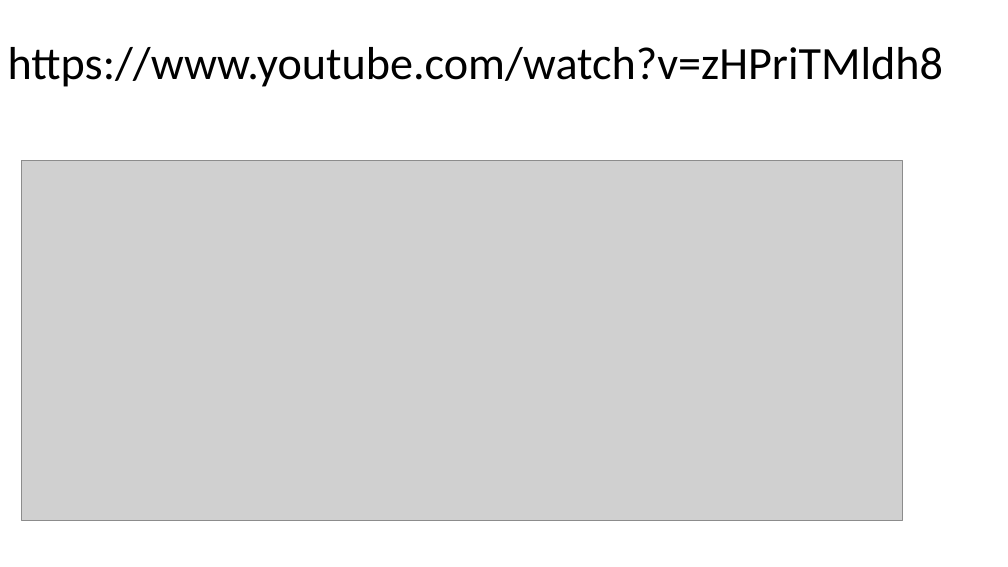
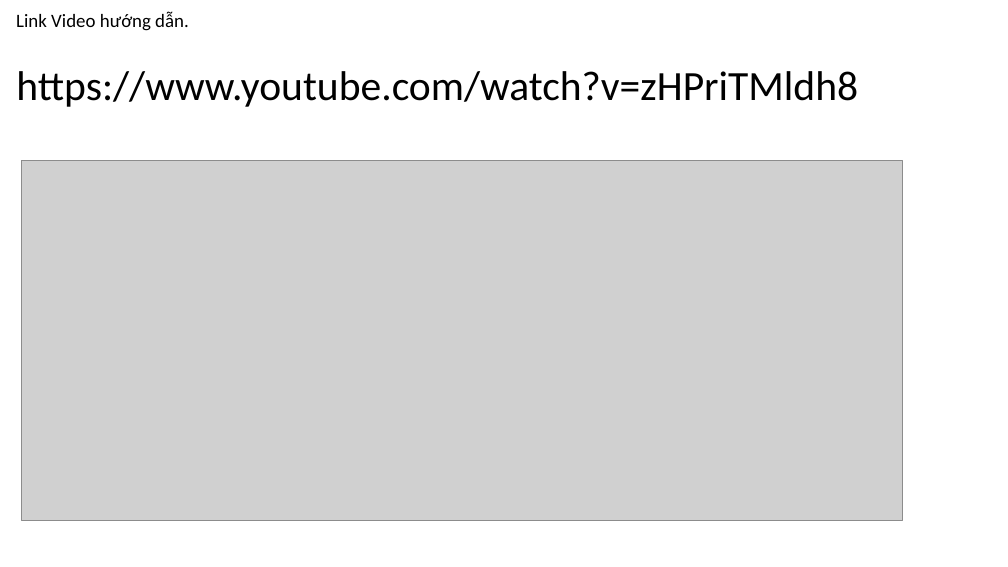
Before and after one commit to DangVanDoan05/WordPress, a slide deck: slide 3 of Chức năng Hủy đơn Hàng trong WooCommerce.pptx. Drawn at 1008x567 pixels with LibreOffice and Linux fonts; fonts in the diff are those of the drawing; grey boxes stand for pictures. Boxes give left, top, right and bottom in pixels: in the first picture for what was removed or moved away, otherwise in the second. Text is boxed around its words. In the diff, an @@ line names an element or a change of style, - is before the commit and + after.

```diff
--- a/Chức năng Hủy đơn Hàng trong WooCommerce.pptx
+++ b/Chức năng Hủy đơn Hàng trong WooCommerce.pptx
@@ text added at box(16, 12, 189, 31), 18 pt, text #000000 @@
+Link Video hướng dẫn.
@@ title "https://www.youtube.com/watch?v=zHPriTMldh8": place and size @@
-title "https://www.youtube.com/watch?v=zHPriTMldh8" at box(8, 47, 944, 87)
+title "https://www.youtube.com/watch?v=zHPriTMldh8" at box(16, 71, 858, 107)
@@ title "https://www.youtube.com/watch?v=zHPriTMldh8" at box(16, 71, 858, 107): size 44 to 39.6 pt @@
```
Also in this commit, not shown: 1 other slide changed, 1 other file.
